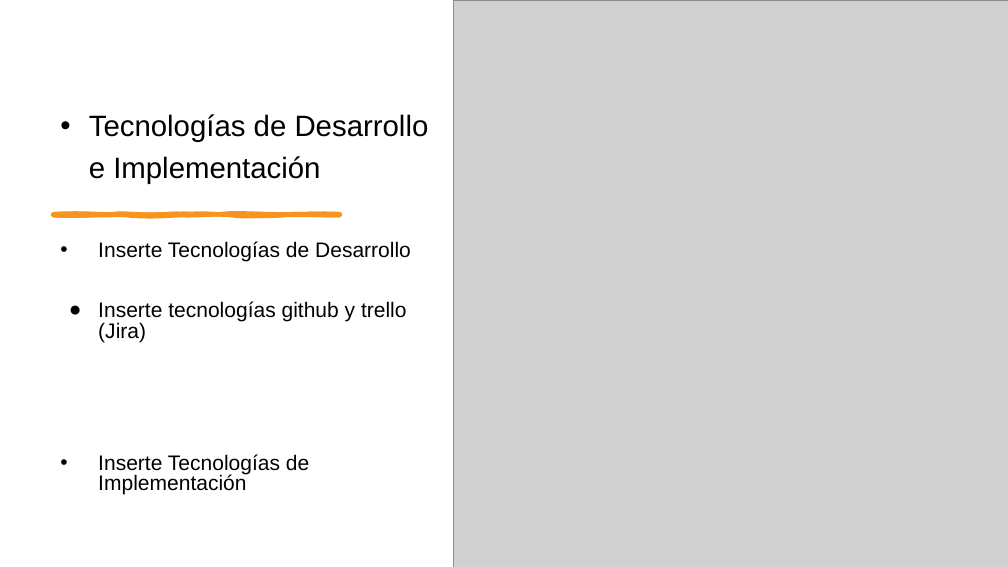
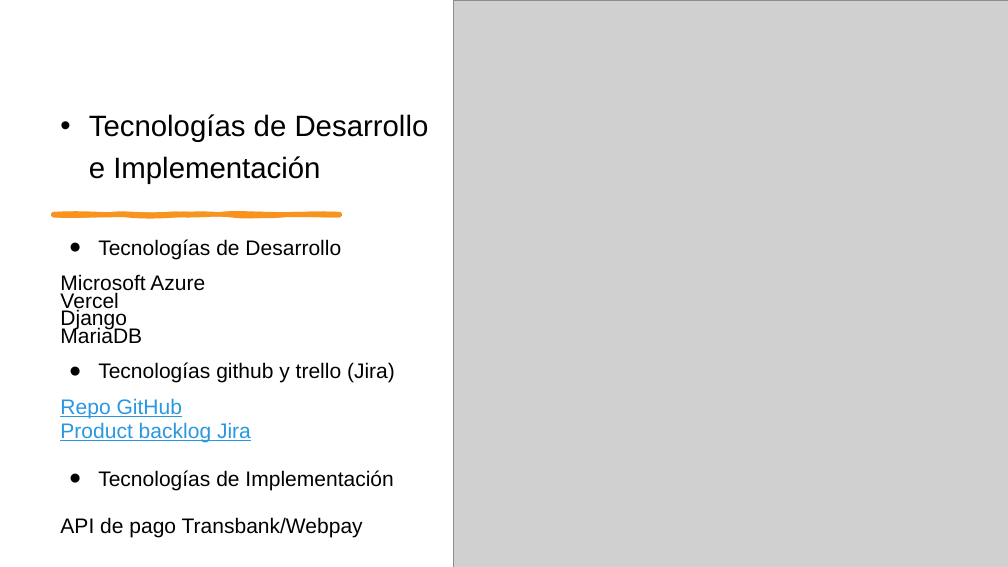
Before and after one commit to nrocha02/2025_MA_CAPSTONE_704D_GRUPO_2, a slide deck: slide 13 of Evidencias Grupales/03-ESTRUCTURA-PRESENTACION-VISION INICIAL DEL PROYECTO.pptx. Drawn at 1008x567 pixels with LibreOffice and Linux fonts; fonts in the diff are those of the drawing; grey boxes stand for pictures. Boxes give left, top, right and bottom in pixels: in the first picture for what was removed or moved away, otherwise in the second. Text is boxed around its words. In the diff, an @@ line names an element or a change of style, - is before the commit and + after.

```diff
--- a/Evidencias Grupales/03-ESTRUCTURA-PRESENTACION-VISION INICIAL DEL PROYECTO.pptx
+++ b/Evidencias Grupales/03-ESTRUCTURA-PRESENTACION-VISION INICIAL DEL PROYECTO.pptx
@@ text at (60,239,395,538): text changed @@
-• Inserte Tecnologías de Desarrollo
-● Inserte tecnologías github y trello (Jira)
-• Inserte Tecnologías de Implementación
+● Tecnologías de Desarrollo
+Microsoft Azure
+Vercel
+Django
+MariaDB
+● Tecnologías github y trello (Jira)
+Repo GitHub
+Product backlog Jira
+● Tecnologías de Implementación
+API de pago Transbank/Webpay
```
Also in this commit, not shown: 4 other slides changed, 1 slide added, 1 slide removed.
